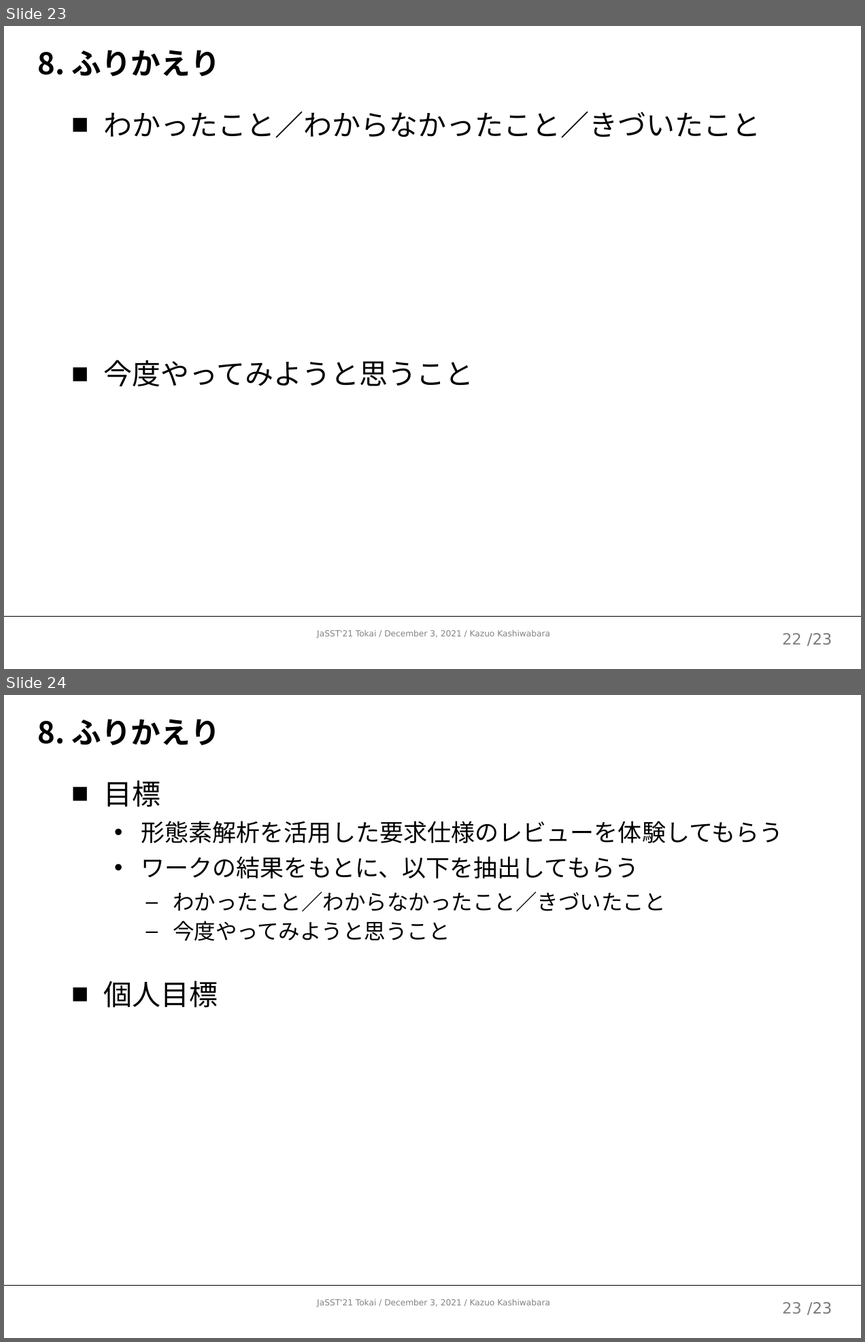
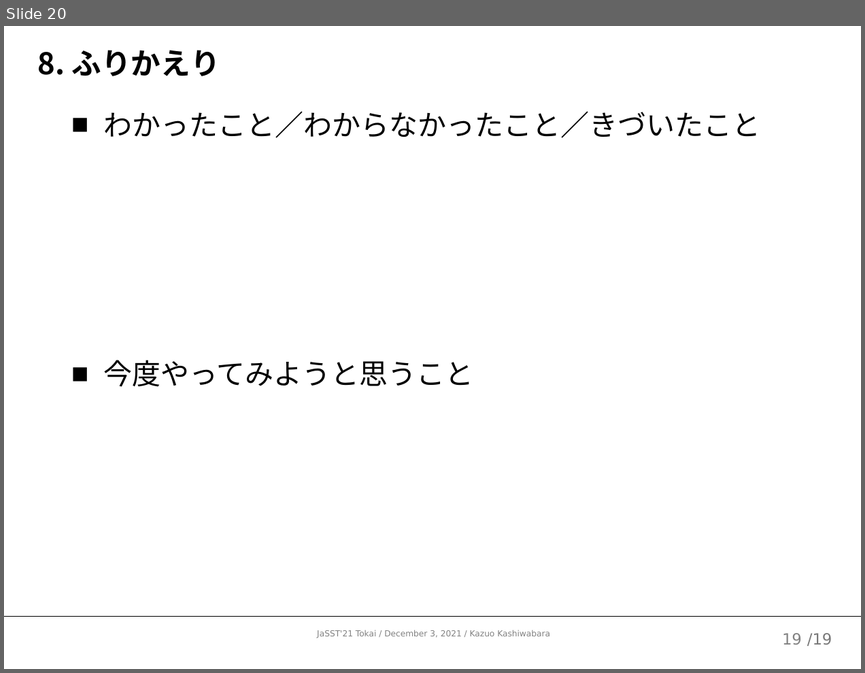
Before and after one commit to kazuo-reve/Work_MorphologicalBasedReview, a slide deck: 形態素ベースドレビューワークショップ.pptx. Shown one above the other, each under a label of ours: slides 23 and 24 before the commit, slide 20 after it. The pictures are 865x1342 and 865x673 pixels, drawn with LibreOffice and Linux fonts; fonts in the diff are those of the drawing. Boxes give left, top, right and bottom in pixels: in the first picture for what was removed or moved away, otherwise in the second. Text is boxed around its words. In the diff, an @@ line names an element or a change of style, - is before the commit and + after.

```diff
--- a/形態素ベースドレビューワークショップ.pptx
+++ b/形態素ベースドレビューワークショップ.pptx
@@ slide 24 removed at [4,695,861,1338], background #FFFFFF at 54% opacity; not listed: 3 template elements that a slide beside it also shows @@
@@ title removed at [38,719,221,745] @@
-8. ふりかえり
@@ text removed at [103,780,783,1008] @@
-■ 目標
-  • 形態素解析を活用した要求仕様のレビューを体験してもらう
-  • ワークの結果をもとに、以下を抽出してもらう
-    – わかったこと／わからなかったこと／きづいたこと
-    – 今度やってみようと思うこと
-■ 個人目標
@@ page number removed at [782,1302,802,1314] @@
-23
@@ what was slide 23 is now slide 20 @@
@@ slide 20 changed as well @@
@@ page number at [782,633,802,645]: text changed @@
-22
+19
@@ text at [807,633,832,646]: text changed @@
-/23
+/19
```
Also in this commit, not shown: 19 other slides changed, 3 other slides removed.
